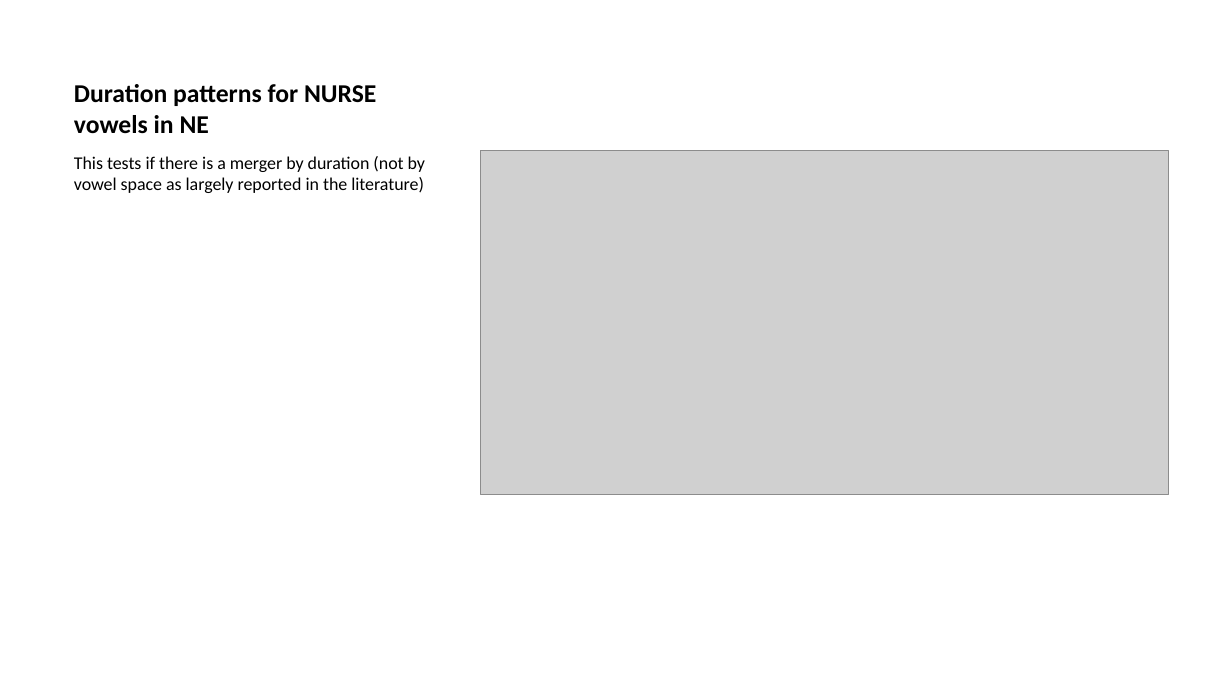
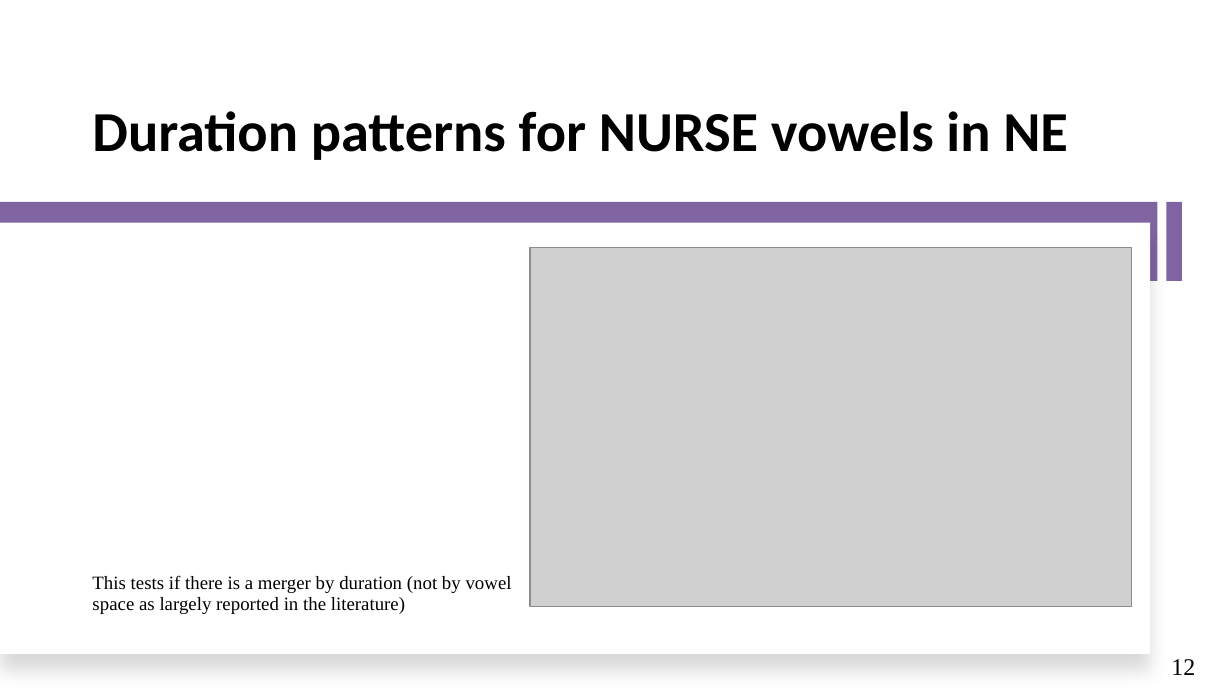
Before and after one commit to ClassOrg-Data-Sci-2024/Computational-mapping-of-NURSE-vowels-in-NE, a slide deck: slide 12 of Presentation.pptx (slide 13 before the commit). Drawn at 1232x693 pixels with LibreOffice and Linux fonts; fonts in the diff are those of the drawing; grey boxes stand for pictures. Boxes give left, top, right and bottom in pixels: in the first picture for what was removed or moved away, otherwise in the second. Text is boxed around its words. In the diff, an @@ line names an element or a change of style, - is before the commit and + after.

```diff
--- a/Presentation.pptx
+++ b/Presentation.pptx
@@ title "Duration patterns for NURSE vowels ..." moved from (x1=74, y1=84, x2=376, y2=134) to (x1=92, y1=111, x2=1068, y2=160) @@
@@ title "Duration patterns for NURSE vowels ..." at (x1=92, y1=111, x2=1068, y2=160): size 15 to 33 pt; line spacing 1 to 0.9 @@
@@ rectangle added at (x1=0, y1=202, x2=1158, y2=281), fill #8064A2 @@
@@ rectangle added at (x1=1167, y1=202, x2=1181, y2=281), fill #8064A2 @@
@@ rectangle added at (x1=0, y1=223, x2=1151, y2=654), fill #FFFFFF @@
@@ text "This tests if there is ..." moved from (x1=74, y1=156, x2=425, y2=193) to (x1=92, y1=575, x2=512, y2=614) @@
@@ text "This tests if there is ..." at (x1=92, y1=575, x2=512, y2=614): size 10.5 to 11 pt, font Calibri to Times New Roman; line spacing 1 to 0.9; vertical alignment top to middle @@
@@ picture resized from (x1=480, y1=150, x2=1168, y2=494) to (x1=530, y1=248, x2=1132, y2=606) @@
@@ text added at (x1=1171, y1=659, x2=1195, y2=675), 14 pt, text #000000 @@
+12
```
Also in this commit, not shown: 22 other slides changed, 1 slide added, 6 slides removed.
